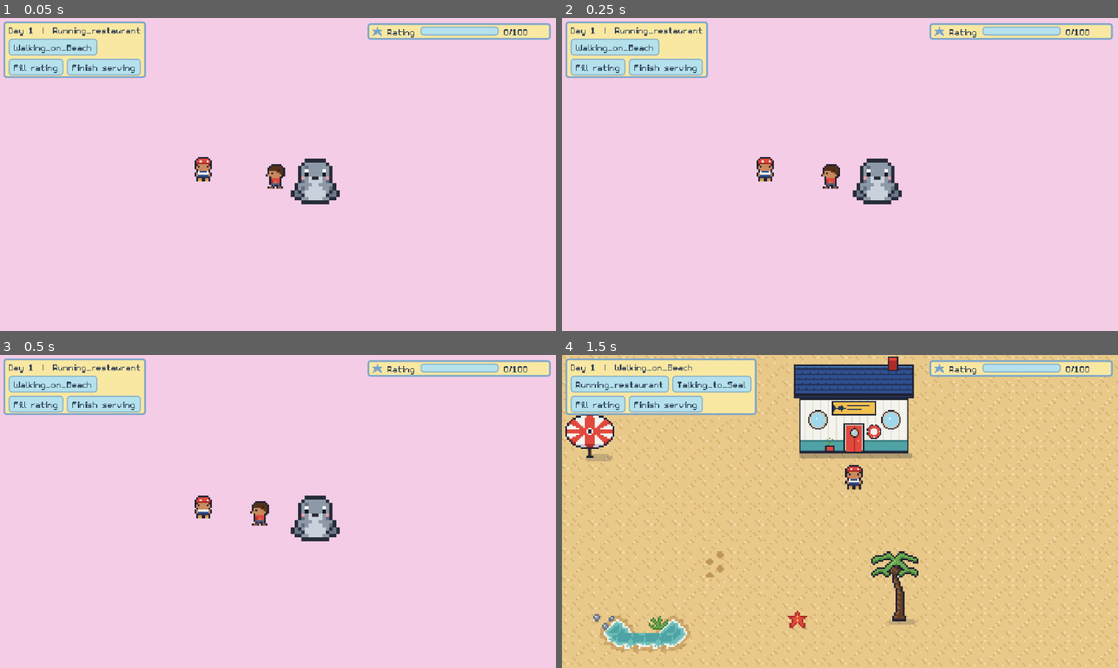
Above: before the commit, frames 1-4 (two rows, left to right).
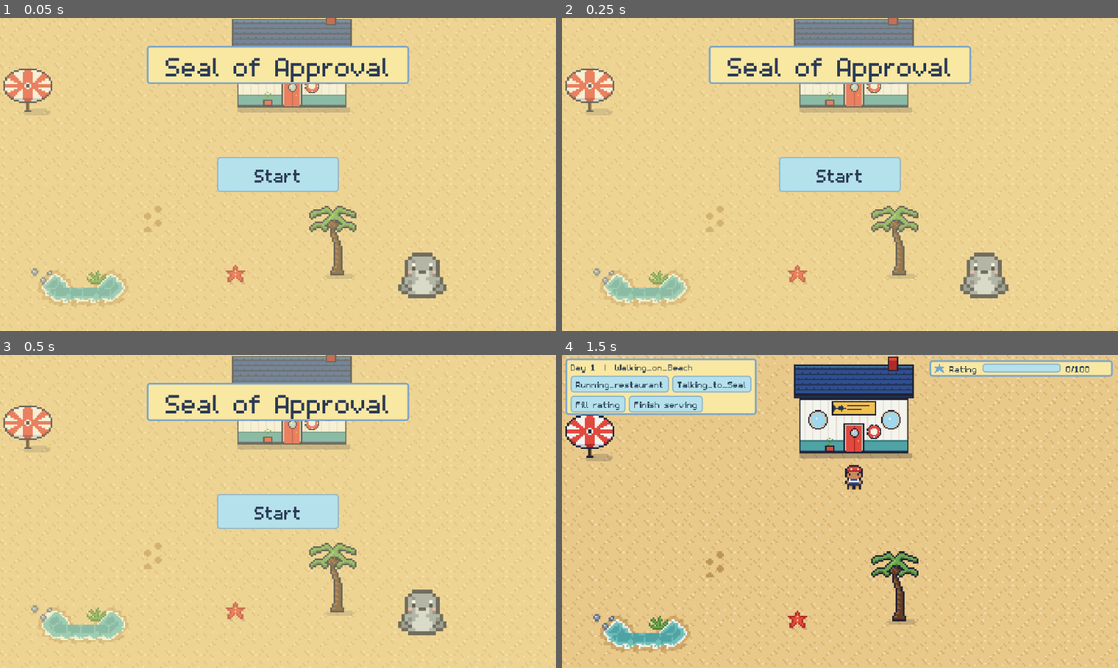
Above: after the commit, the same moments.

Repository: Virhamand/Seal-of-Approval
Game: Godot game, scene res://scenes/title.tscn
The game is run twice, just before and just after one commit, with the same random seed, the same clock (stepped at 60 frames per second) and the same inputs. Before the commit the project starts from res://scenes/game.tscn.
Inputs (mouse positions are in pixels of both pictures, inside the frame that each line leads up to):
- Up to frame 1 (0.05 s): no input
- Up to frame 2 (0.25 s): no input
- Up to frame 3 (0.5 s): no input
- Up to frame 4 (1.5 s): click (840, 511) at 0.5 s, where only the run after the commit has a clickable "Start"; click "Walking_on_Beach" at 1.25 s

The runs differ from the first frame. In frame 1, 98% of the frame differs, in the area x 0-100%, y 0-100%; in frame 2, 98%; in frame 3, 98%; in frame 4, nothing differs.

Commit message:
Add title screen and update end screen

Diff:
--- a/project.godot
+++ b/project.godot
@@ -10,8 +10,8 @@
 
 [application]
 
-config/name="Seal & Serve"
-run/main_scene="res://scenes/game.tscn"
+config/name="Seal of Approval"
+run/main_scene="res://scenes/title.tscn"
 config/features=PackedStringArray("4.7", "Forward Plus")
 config/icon="res://icon.svg"
 
--- /dev/null
+++ b/scenes/title.tscn
@@ -0,0 +1,6 @@
+[gd_scene format=3]
+
+[ext_resource type="Script" path="res://scripts/title.gd" id="1_title"]
+
+[node name="Title" type="Node2D"]
+script = ExtResource("1_title")
--- /dev/null
+++ b/scenes/title_screen.tscn
@@ -0,0 +1,16 @@
+[gd_scene format=3 uid="uid://b5pnrx1bu27dt"]
+
+[node name="TitleScreen" type="CanvasLayer" unique_id=262031101]
+
+[node name="ColorRect" type="ColorRect" parent="." unique_id=639277794]
+anchors_preset = 8
+anchor_left = 0.5
+anchor_top = 0.5
+anchor_right = 0.5
+anchor_bottom = 0.5
+offset_left = -320.0
+offset_top = -180.0
+offset_right = 320.0
+offset_bottom = 180.0
+grow_horizontal = 2
+grow_vertical = 2
--- a/scripts/game.gd
+++ b/scripts/game.gd
@@ -4,6 +4,8 @@
 ## temporary debug buttons for the legal next states.
 
 const RECIPE_POPUP := preload("res://scenes/new_recipe.tscn")
+const TITLE_SCENE := "res://scenes/title.tscn"
+const ROSETTE := preload("res://sprites/sprite_sheets/rosette.png")
 const SMALL_WIN := preload("res://assets/sounds/small_win.wav")
 const SMALL_LOSS := preload("res://assets/sounds/small_loss.wav")
 const VICTORY := preload("res://assets/sounds/victory.wav")
@@ -20,6 +22,8 @@
 var _rating_bar: ProgressBar
 var _rating_value: Label
 var _end_layer: CanvasLayer
+## What "Return to Main Menu" does (tests swap this out).
+var go_to_main_menu := func(): get_tree().change_scene_to_file(TITLE_SCENE)
 ## One-shot jingles (small win / small loss / victory).
 var sfx_player := AudioStreamPlayer.new()
 
@@ -166,9 +170,14 @@
 	center.theme = UiTheme.theme
 	center.set_anchors_and_offsets_preset(Control.PRESET_FULL_RECT)
 	_end_layer.add_child(center)
+	# the end panel with the rosette to its right
+	var row := HBoxContainer.new()
+	row.add_theme_constant_override("separation", 16)
+	center.add_child(row)
 	var panel := PanelContainer.new()
 	panel.custom_minimum_size = Vector2(280, 0)
-	center.add_child(panel)
+	panel.size_flags_vertical = Control.SIZE_SHRINK_CENTER
+	row.add_child(panel)
 	var box := VBoxContainer.new()
 	box.alignment = BoxContainer.ALIGNMENT_CENTER
 	box.add_theme_constant_override("separation", 8)
@@ -178,19 +187,41 @@
 	title.add_theme_font_size_override("font_size", UiTheme.title_font_size)
 	title.horizontal_alignment = HORIZONTAL_ALIGNMENT_CENTER
 	box.add_child(title)
-	var days := Label.new()
-	days.text = "You reached %d rating in %d day%s." % [GameState.RATING_MAX, GameState.day, "" if GameState.day == 1 else "s"]
-	days.horizontal_alignment = HORIZONTAL_ALIGNMENT_CENTER
-	box.add_child(days)
-	var recipes := Label.new()
-	recipes.text = "Recipes on the menu: %d" % GameState.unlocked_recipes.size()
-	recipes.horizontal_alignment = HORIZONTAL_ALIGNMENT_CENTER
-	box.add_child(recipes)
-	var again := Button.new()
-	again.text = "Play again"
-	again.size_flags_horizontal = Control.SIZE_SHRINK_CENTER
-	again.pressed.connect(GameState.restart)
-	box.add_child(again)
+	var earned := Label.new()
+	earned.text = "You have earned the"
+	earned.horizontal_alignment = HORIZONTAL_ALIGNMENT_CENTER
+	box.add_child(earned)
+	var seal_of_approval := Label.new()
+	seal_of_approval.text = "Seal of Approval"
+	seal_of_approval.add_theme_font_size_override("font_size", UiTheme.title_font_size)
+	seal_of_approval.add_theme_color_override("font_color", UiTheme.highlight)
+	seal_of_approval.horizontal_alignment = HORIZONTAL_ALIGNMENT_CENTER
+	box.add_child(seal_of_approval)
+	var menu := Button.new()
+	menu.text = "Return to Main Menu"
+	menu.size_flags_horizontal = Control.SIZE_SHRINK_CENTER
+	menu.pressed.connect(_return_to_main_menu)
+	box.add_child(menu)
+	# the rosette pops in next to the panel (drawn at 2x)
+	var rosette := TextureRect.new()
+	rosette.texture = ROSETTE
+	rosette.texture_filter = CanvasItem.TEXTURE_FILTER_NEAREST
+	rosette.expand_mode = TextureRect.EXPAND_IGNORE_SIZE
+	rosette.stretch_mode = TextureRect.STRETCH_KEEP_ASPECT_CENTERED
+	rosette.custom_minimum_size = ROSETTE.get_size() * 2
+	rosette.size_flags_vertical = Control.SIZE_SHRINK_CENTER
+	row.add_child(rosette)
+	rosette.pivot_offset = rosette.custom_minimum_size / 2
+	rosette.scale = Vector2.ZERO
+	var pop := create_tween()
+	pop.tween_interval(0.3)
+	pop.tween_property(rosette, "scale", Vector2.ONE, 0.45).set_trans(Tween.TRANS_BACK).set_ease(Tween.EASE_OUT)
+
+
+func _return_to_main_menu() -> void:
+	sfx_player.stop()
+	GameState.reset()
+	go_to_main_menu.call()
 
 
 # ---------------------------------------------------------------- sounds
--- /dev/null
+++ b/scripts/title.gd
@@ -0,0 +1,88 @@
+extends Node2D
+## Title screen: the beach in the background, the game's name at the top and
+## a Start button in the middle. Start begins a new game on day 1.
+
+const GAME_SCENE := "res://scenes/game.tscn"
+const BEACH := preload("res://scenes/main.tscn")
+const SEAL := preload("res://sprites/seal.tscn")
+
+## Where the camera looks on the beach (the restaurant and the shore).
+@export var view_center := Vector2(528, 190)
+
+var start_button: Button
+
+
+func _ready() -> void:
+	_build_backdrop()
+	_build_ui()
+
+
+## The beach scenery only (its gameplay script is removed so nothing runs).
+func _build_backdrop() -> void:
+	var beach := BEACH.instantiate()
+	beach.set_script(null)
+	add_child(beach)
+	var seal := SEAL.instantiate()
+	seal.can_move = false
+	seal.position = view_center + Vector2(150, 110)
+	beach.add_child(seal)
+	seal.face("down")
+	var camera := Camera2D.new()
+	camera.position = view_center
+	# stay inside the beach map
+	var ground: TileMapLayer = beach.get_node("Ground")
+	var r := ground.get_used_rect()
+	var cell := Vector2(ground.tile_set.tile_size) * ground.scale
+	camera.limit_left = int(r.position.x * cell.x)
+	camera.limit_top = int(r.position.y * cell.y)
+	camera.limit_right = int(r.end.x * cell.x)
+	camera.limit_bottom = int(r.end.y * cell.y)
+	add_child(camera)
+	camera.make_current()
+
+
+func _build_ui() -> void:
+	var layer := CanvasLayer.new()
+	add_child(layer)
+	var root := Control.new()
+	root.theme = UiTheme.theme
+	root.set_anchors_and_offsets_preset(Control.PRESET_FULL_RECT)
+	layer.add_child(root)
+	var dim := ColorRect.new()
+	dim.color = Color(UiTheme.background, 0.35)
+	dim.mouse_filter = Control.MOUSE_FILTER_IGNORE
+	dim.set_anchors_and_offsets_preset(Control.PRESET_FULL_RECT)
+	root.add_child(dim)
+
+	# big title on a banner, centred at the top
+	var banner := PanelContainer.new()
+	banner.set_anchors_and_offsets_preset(Control.PRESET_CENTER_TOP)
+	banner.grow_horizontal = Control.GROW_DIRECTION_BOTH
+	banner.offset_top = 32
+	root.add_child(banner)
+	var pad := MarginContainer.new()
+	for side in ["left", "right"]:
+		pad.add_theme_constant_override("margin_" + side, 16)
+	banner.add_child(pad)
+	var title := Label.new()
+	title.text = "Seal of Approval"
+	title.add_theme_font_size_override("font_size", 48)
+	title.horizontal_alignment = HORIZONTAL_ALIGNMENT_CENTER
+	pad.add_child(title)
+
+	# Start button in the middle
+	var center := CenterContainer.new()
+	center.set_anchors_and_offsets_preset(Control.PRESET_FULL_RECT)
+	root.add_child(center)
+	start_button = Button.new()
+	start_button.text = "Start"
+	start_button.add_theme_font_size_override("font_size", UiTheme.title_font_size)
+	start_button.custom_minimum_size = Vector2(140, 40)
+	start_button.pressed.connect(start_game)
+	center.add_child(start_button)
+	start_button.grab_focus()   # Enter / Space also start
+
+
+func start_game() -> void:
+	GameState.reset()
+	get_tree().change_scene_to_file(GAME_SCENE)
--- a/scripts/ui_theme.gd
+++ b/scripts/ui_theme.gd
@@ -10,6 +10,7 @@
 var accent := Color("#95BDD7")       # button hover
 var border := Color("#78A4CB")       # outlines, pressed buttons, progress fill
 var text := Color("#2B3A55")         # all text (dark so it reads on the light palette)
+var highlight := Color("#DE5F85")    # pink for words that should pop ("Seal of Approval")
 
 ## Pixel font for every text. m5x7 is drawn for multiples of 16, so keep sizes at 16/32/48.
 var font_path := "res://assets/fonts/m5x7.ttf"
--- a/tests/story_test.gd
+++ b/tests/story_test.gd
@@ -43,6 +43,7 @@
 	var beach: Node = game.level
 	check(beach.chef.position.distance_to(beach._door_exit()) < 1.0, "chef starts at the restaurant door")
 	check(beach._cutscene and not beach.chef.can_move, "cutscene: chef can't move")
+	await wait(beach.stare_time)   # the chef stares at the shore before the shock
 	check(beach._shock != null and beach._shock.visible, "chef shows '!' in shock")
 	await shot("0_day1_shock")
 	check(String(beach.seal.sprite.animation) == "fall" and not beach.seal.sprite.is_playing(), "seal still standing before the camera arrives")
@@ -127,20 +128,25 @@
 	await wait(0.1)
 	check(beach._prompt_label.text == beach.TALK_TEXT, "prompt says [F] Talk")
 	press_interact()
-	await wait(0.3)
+	await wait(beach.congrats_turn_delay + 0.3)   # the seal looks at the chef, then turns forward
 	check(beach._dialogue_index == 0 and beach._dialogue_layer.visible, "congratulation dialogue")
 	await shot("5_congrats")
 	for i in beach.CONGRATS.size():
 		press_key()
 		await wait(0.1)
 	check(game._end_layer != null and GameState.ending, "The End screen")
+	await wait(1.0)   # rosette pops in
 	await shot("6_the_end")
 
-	print("== play again")
-	var again: Button = game._end_layer.find_children("*", "Button", true, false)[0]
-	again.pressed.emit()
-	await wait(0.3)
-	check(GameState.state == S.RUNNING_RESTAURANT and GameState.day == 1 and GameState.rating == 0 and not GameState.seal_fed, "fresh game")
+	print("== return to main menu")
+	var went_to_menu := [false]
+	game.go_to_main_menu = func(): went_to_menu[0] = true
+	var menu: Button = game._end_layer.find_children("*", "Button", true, false)[0]
+	check(menu.text == "Return to Main Menu", "end button says Return to Main Menu")
+	menu.pressed.emit()
+	await wait(0.1)
+	check(went_to_menu[0], "button goes to the title screen")
+	check(GameState.state == S.RUNNING_RESTAURANT and GameState.day == 1 and GameState.rating == 0 and not GameState.seal_fed, "game reset for a fresh start")
 
 
 func wait(t: float) -> void:
Binary file added: sprites/sprite_sheets/rosette.png
